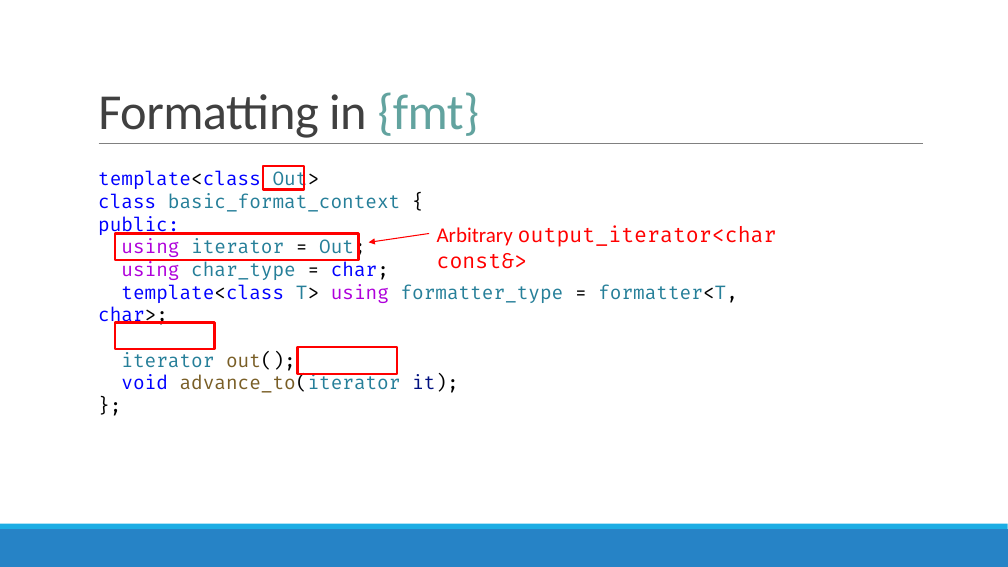
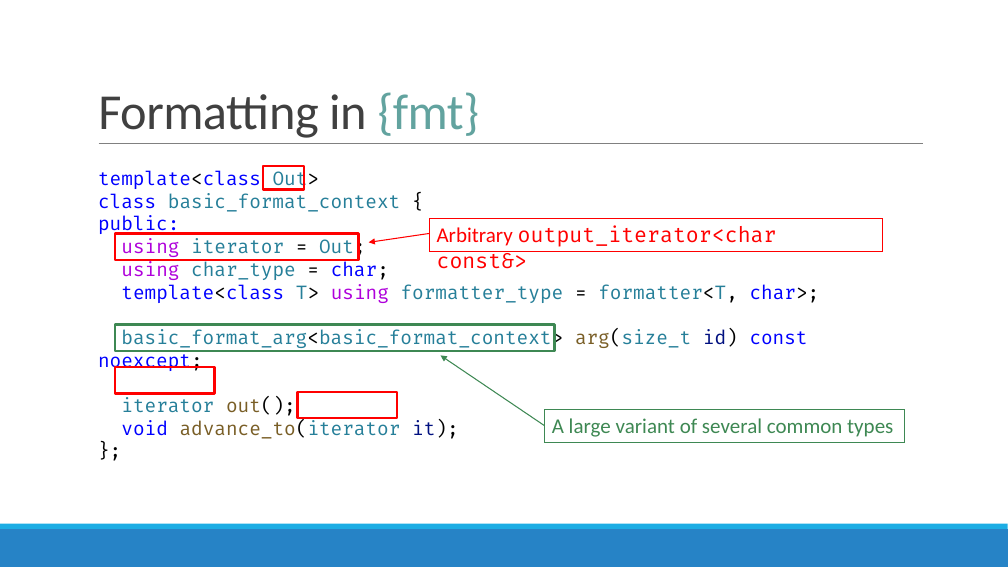
Before and after one commit to brevzin/cpp_proposals, a slide deck: slide 46 of talks/202209_cppcon/The Surprising Complexity of Formatting Ranges.pptx (slide 49 before the commit). Drawn at 1008x567 pixels with LibreOffice and Linux fonts; fonts in the diff are those of the drawing. Boxes give left, top, right and bottom in pixels: in the first picture for what was removed or moved away, otherwise in the second. Text is boxed around its words. In the diff, an @@ line names an element or a change of style, - is before the commit and + after.

```diff
--- a/talks/202209_cppcon/The Surprising Complexity of Formatting Ranges.pptx
+++ b/talks/202209_cppcon/The Surprising Complexity of Formatting Ranges.pptx
@@ rectangle "Arbitrary output_iterator<char const&>": place and size @@
-rectangle "Arbitrary output_iterator<char const&>" at <box>437,226,777,269</box>
+rectangle "Arbitrary output_iterator<char const&>" at <box>430,219,883,252</box>
@@ rectangle "Arbitrary output_iterator<char const&>" at <box>430,219,883,252</box>: outline none to #FF0000 0.75 pt @@
@@ text at <box>98,329,808,373</box>: paragraph added @@
+basic_format_arg<basic_format_context> arg(size_t id) const noexcept;
@@ rectangle added at <box>115,324,554,351</box>, outline #3E8853 2.25 pt @@
@@ arrow added from (544, 426) to (441, 355), #3E8853 1 pt @@
@@ rectangle: place and size @@
-rectangle at <box>115,323,215,349</box>
+rectangle at <box>115,368,215,394</box>
@@ rectangle: place and size @@
-rectangle at <box>297,347,397,374</box>
+rectangle at <box>297,392,397,418</box>
@@ rectangle added at <box>544,409,905,442</box>, outline #3E8853 0.75 pt, 20 pt, text #3E8853 @@
+A large variant of several common types
```
Also in this commit, not shown: 59 other slides changed, 38 slides added, 11 slides removed.
